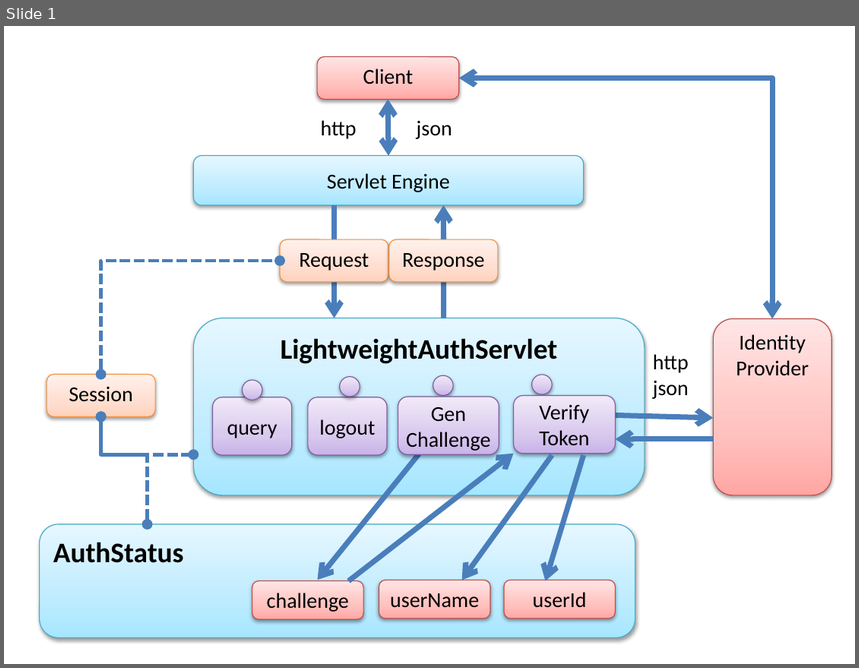
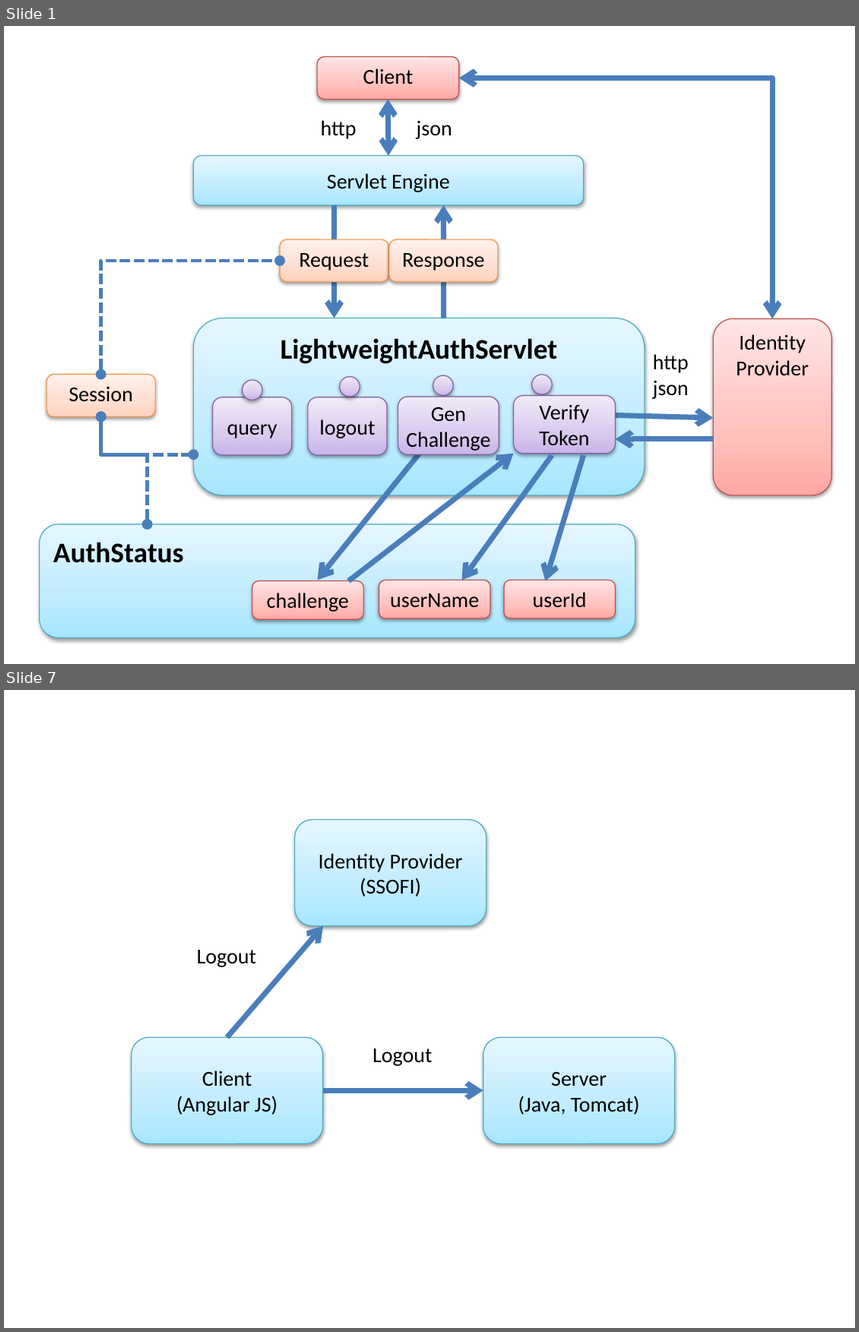
Before and after one commit to agilepro/ssofi-prolite, a slide deck: spec/ClassDiagram.pptx. Shown one above the other, each under a label of ours: slide 1 before the commit, slides 1 and 7 after it; the slides between them are not shown. The pictures are 859x668 and 859x1332 pixels, drawn with LibreOffice and Linux fonts; fonts in the diff are those of the drawing. Boxes give left, top, right and bottom in pixels: in the first picture for what was removed or moved away, otherwise in the second. Text is boxed around its words. In the diff, an @@ line names an element or a change of style, - is before the commit and + after.

```diff
--- a/spec/ClassDiagram.pptx
+++ b/spec/ClassDiagram.pptx
@@ slide 7 added at bbox=[4, 690, 855, 1328], background #FFFFFF @@
@@ rounded rectangle added at bbox=[295, 819, 487, 926], fill gradient #A7E6FF to #C1EDFF to #E7F8FF, outline #46AAC5 0.75 pt, 18 pt, text #000000 @@
+Identity Provider
+(SSOFI)
@@ arrow added from (227, 1037) to (323, 926), #4B7EBC 4.5 pt @@
@@ text added at bbox=[197, 950, 256, 967], 18 pt, text #000000 @@
+Logout
@@ rounded rectangle added at bbox=[132, 1037, 323, 1144], fill gradient #A7E6FF to #C1EDFF to #E7F8FF, outline #46AAC5 0.75 pt, 18 pt, text #000000 @@
+Client
+(Angular JS)
@@ text added at bbox=[373, 1049, 432, 1066], 18 pt, text #000000 @@
+Logout
@@ rounded rectangle added at bbox=[484, 1037, 675, 1144], fill gradient #A7E6FF to #C1EDFF to #E7F8FF, outline #46AAC5 0.75 pt, 18 pt, text #000000 @@
+Server
+(Java, Tomcat)
@@ arrow added from (323, 1091) to (484, 1091), #4B7EBC 4.5 pt @@
```
Also in this commit, not shown: 5 other slides added, 5 other files.
